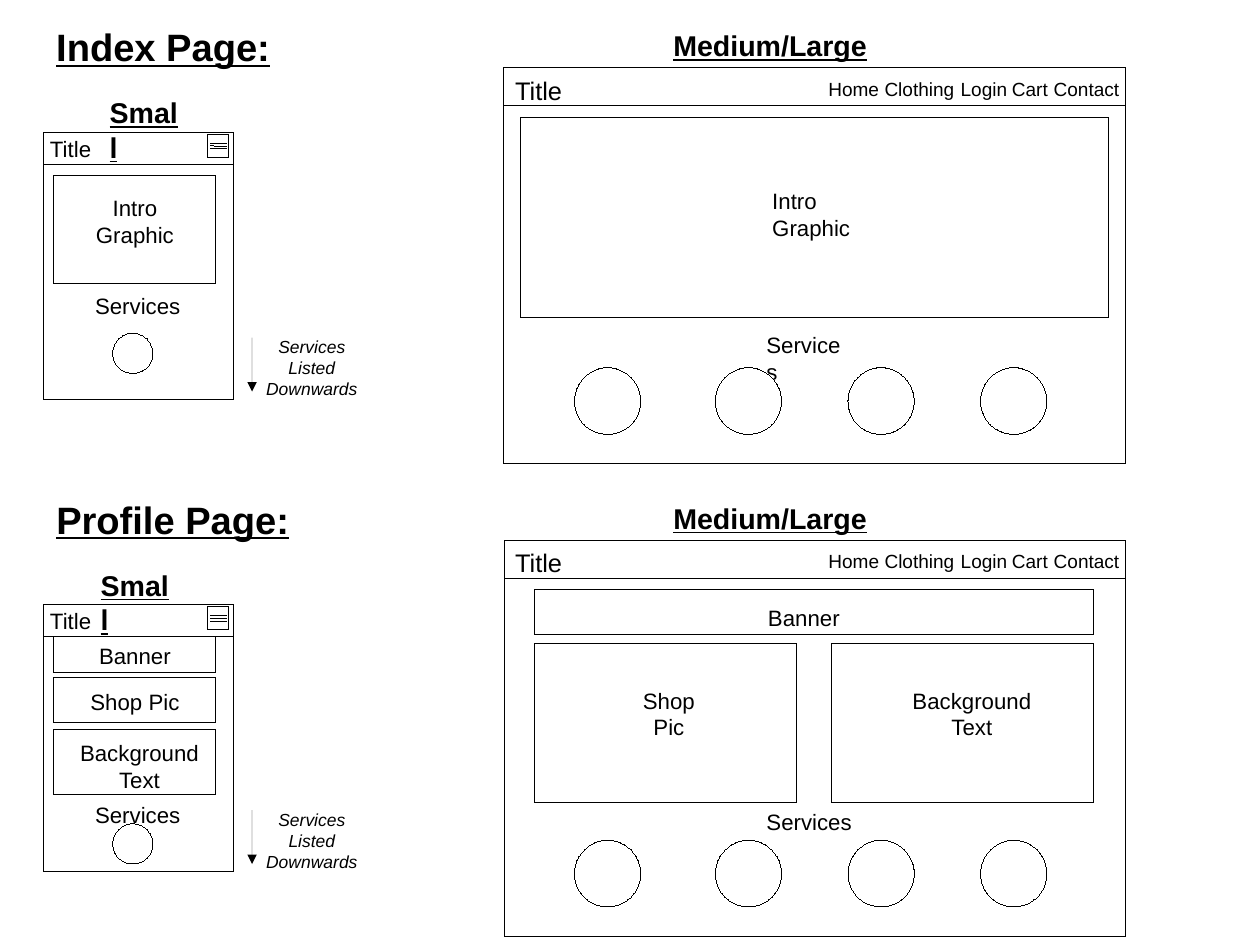
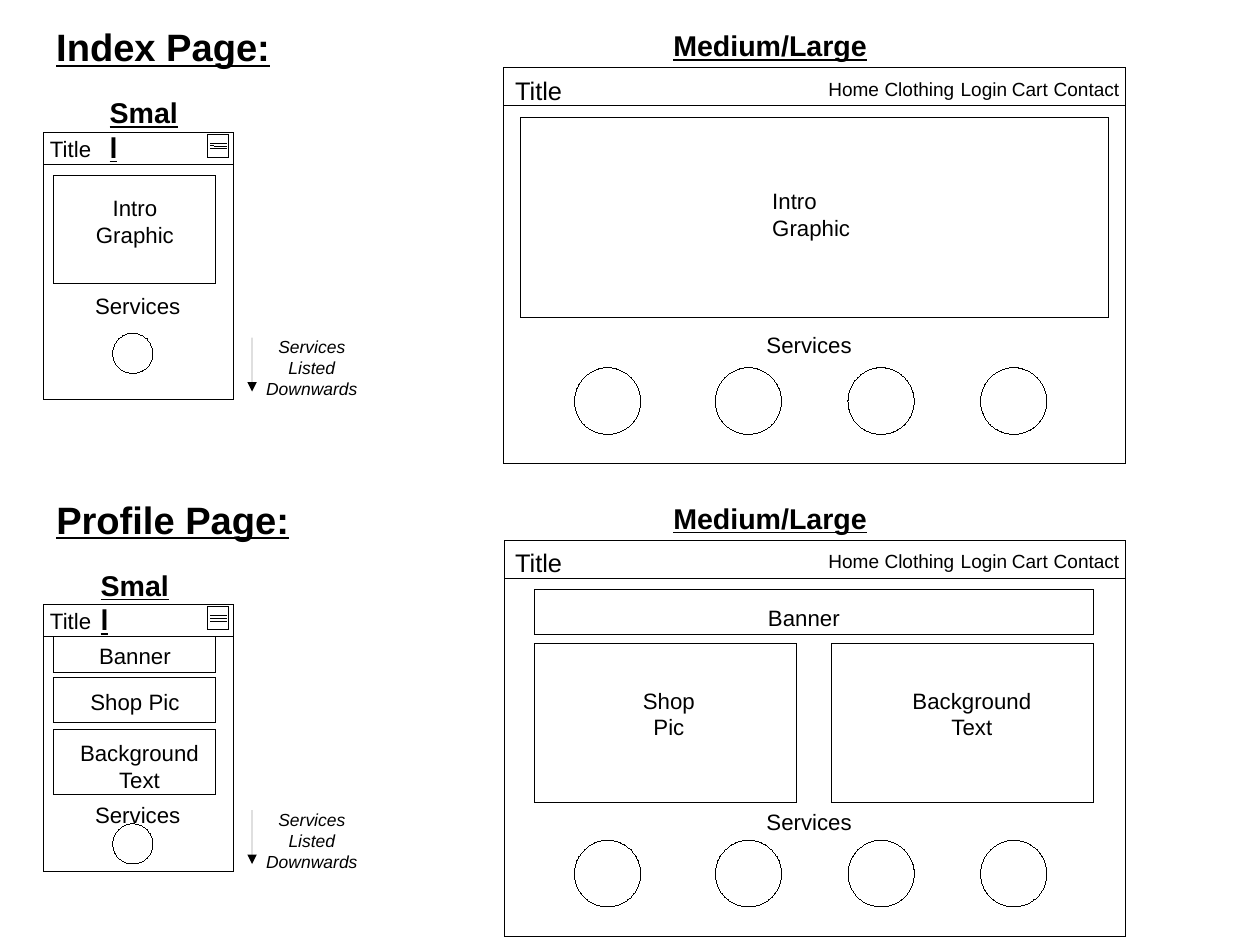
Before and after one commit to Paul-Cheeseman/Stream3-Project, a slide deck: slide 1 of documents/WireFrames.odp. Drawn at 1260x945 pixels with LibreOffice and Linux fonts; fonts in the diff are those of the drawing. Boxes give left, top, right and bottom in pixels: in the first picture for what was removed or moved away, otherwise in the second. Text is boxed around its words. In the diff, an @@ line names an element or a change of style, - is before the commit and + after.

```diff
--- a/documents/WireFrames.odp
+++ b/documents/WireFrames.odp
@@ text "Services" rewrapped from [756,326,861,388] to [766,337,851,354] @@
```
Also in this commit, not shown: 7 other files.
